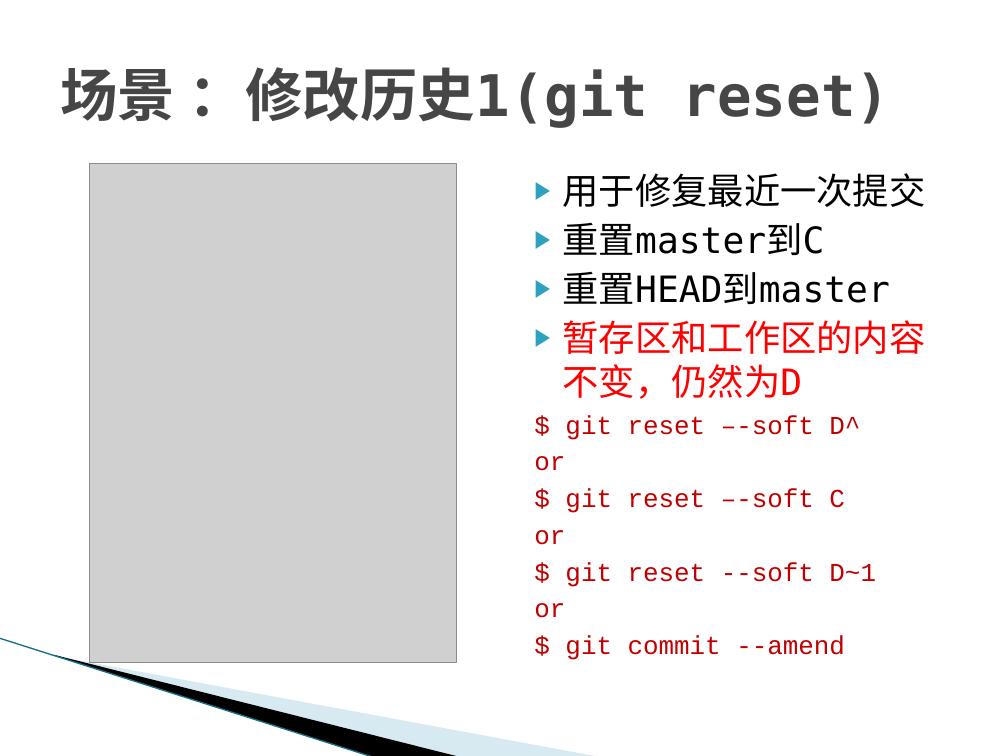
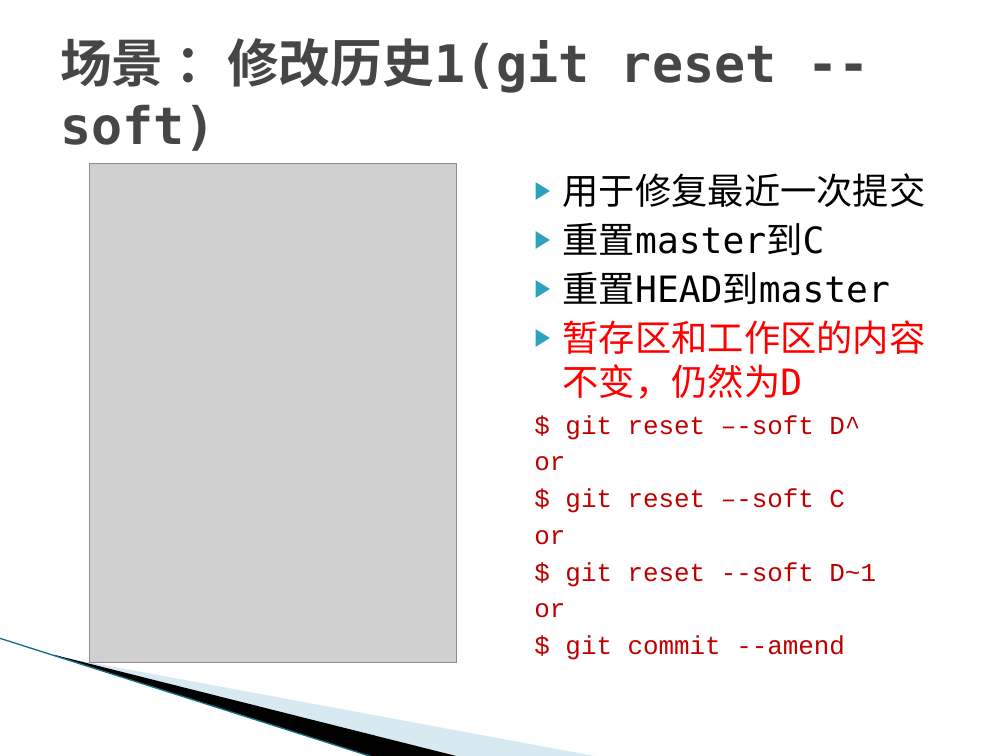
Before and after one commit to texnician/demo, a slide deck: slide 26 of ppt/Git.pptx (slide 22 before the commit). Drawn at 1008x756 pixels with LibreOffice and Linux fonts; fonts in the diff are those of the drawing; grey boxes stand for pictures; background and template pictures are left out. Boxes give left, top, right and bottom in pixels: in the first picture for what was removed or moved away, otherwise in the second. Text is boxed around its words. In the diff, an @@ line names an element or a change of style, - is before the commit and + after.

```diff
--- a/ppt/Git.pptx
+++ b/ppt/Git.pptx
@@ title at [60, 38, 777, 151]: text changed; size 41 to 36.9 pt @@
-场景 ：修改历史1(git reset)
+场景 ：修改历史1(git reset --soft)
```
Also in this commit, not shown: 4 slides added, 4 other files.
